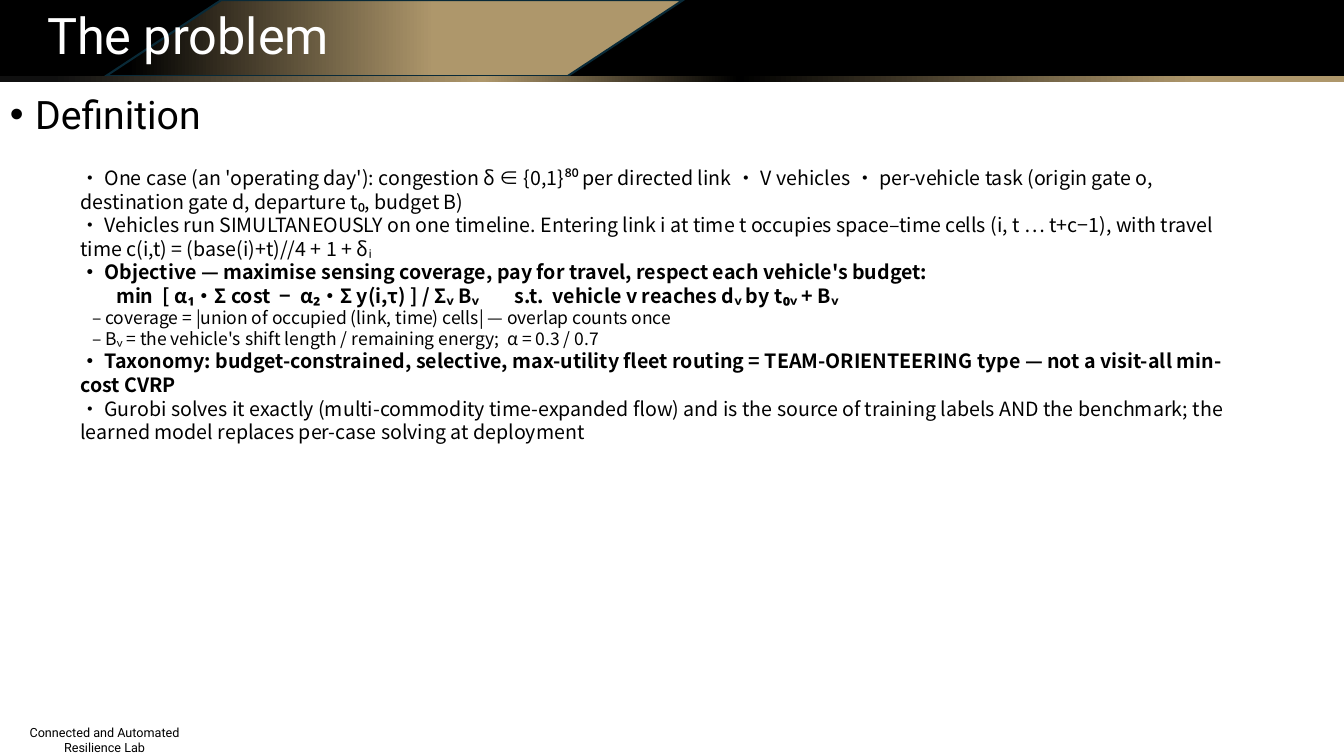
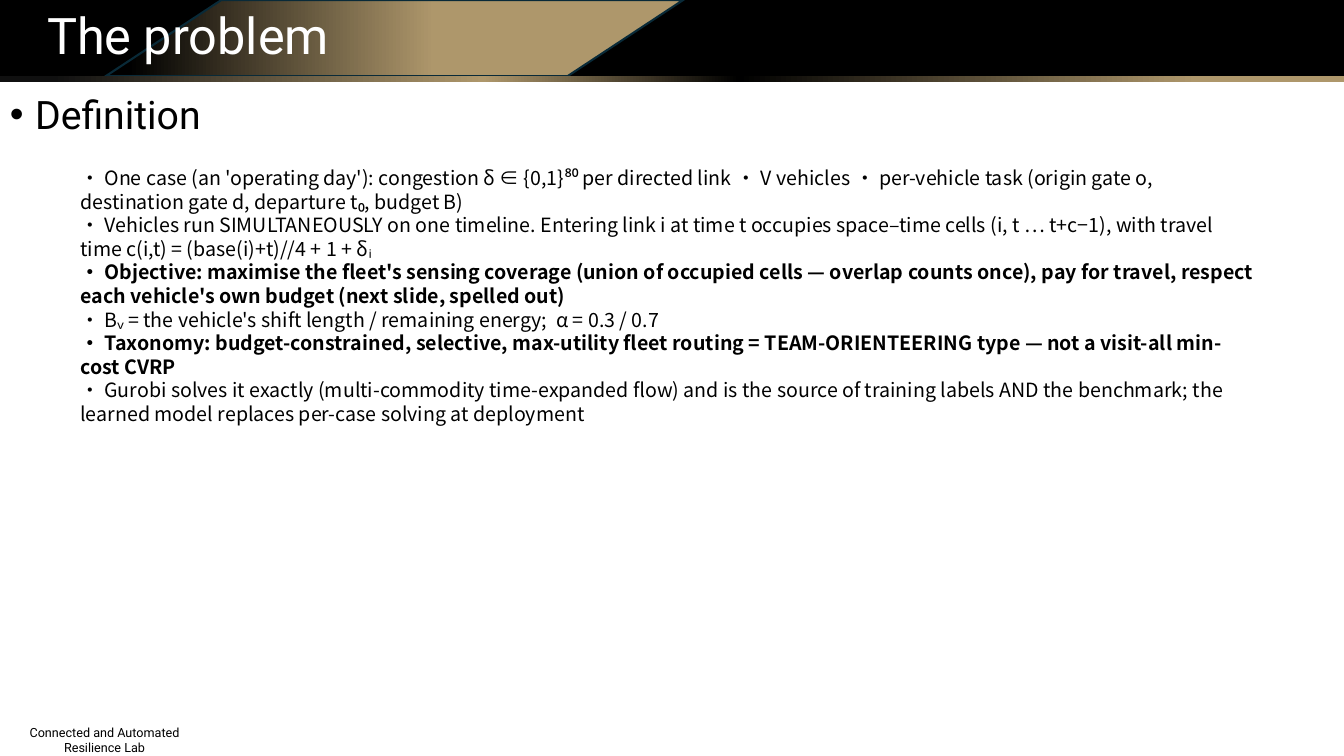
Before and after one commit to Dylan-Wyl10/RoboSense, a slide deck: slide 3 of experiments/20260804-budget-conditioning/ppt/sensing_routing_method_and_results.pptx. Drawn at 1344x756 pixels with LibreOffice and Linux fonts; fonts in the diff are those of the drawing; background and template pictures are left out. Boxes give left, top, right and bottom in pixels: in the first picture for what was removed or moved away, otherwise in the second. Text is boxed around its words. In the diff, an @@ line names an element or a change of style, - is before the commit and + after.

Commit message:
deck v2 (21 slides): budget-assignment algorithm slide, before/after objectives, rigorous alpha-switch proofs (rendered equations), literature matrix+takeaway, split training/generation pipelines, native editable architecture diagrams (elbow connectors)

```diff
--- a/experiments/20260804-budget-conditioning/ppt/sensing_routing_method_and_results.pptx
+++ b/experiments/20260804-budget-conditioning/ppt/sensing_routing_method_and_results.pptx
@@ text at bbox=[80, 259, 1253, 332]: text changed @@
-• Objective — maximise sensing coverage, pay for travel, respect each vehicle's budget:
-min [ α₁·Σ cost − α₂·Σ y(i,τ) ] / Σᵥ Bᵥ s.t. vehicle v reaches dᵥ by t₀ᵥ + Bᵥ
-– coverage = |union of occupied (link, time) cells| — overlap counts once
-– Bᵥ = the vehicle's shift length / remaining energy; α = 0.3 / 0.7
+• Objective: maximise the fleet's sensing coverage (union of occupied cells — overlap counts once), pay for travel, respect each vehicle's own budget (next slide, spelled out)
+• Bᵥ = the vehicle's shift length / remaining energy; α = 0.3 / 0.7
```
Also in this commit, not shown: 5 other slides changed, 11 slides added, 5 slides removed, 13 other files.
